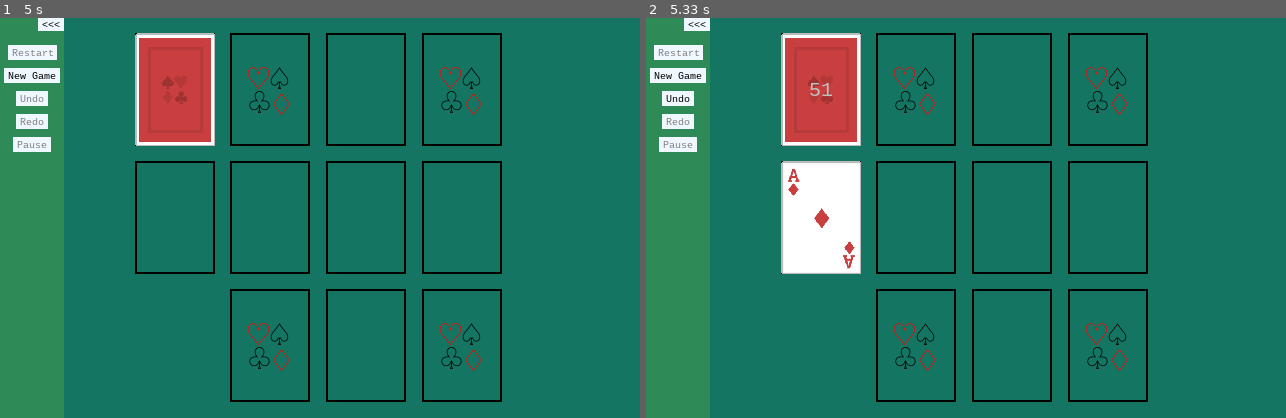
Above: before the commit, frames 1-2 (left to right).
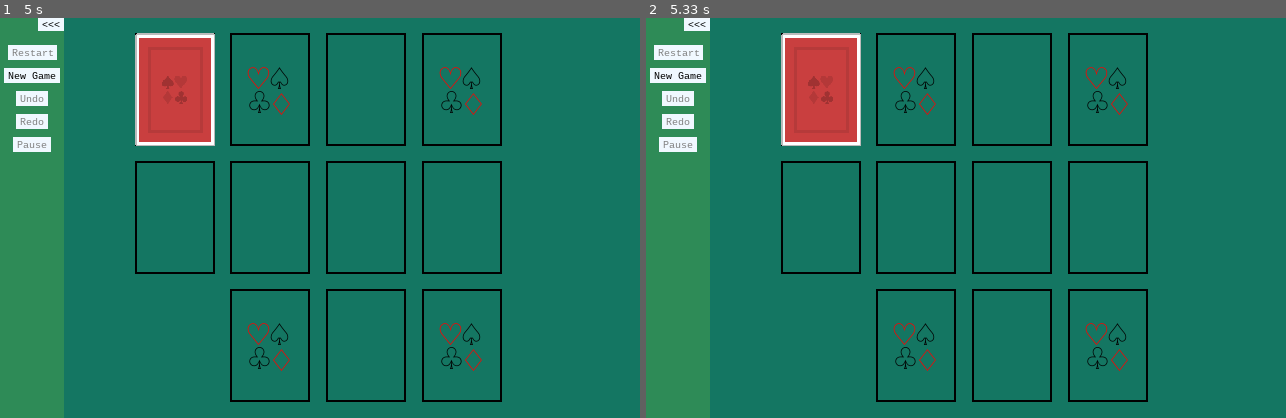
Above: after the commit, the same moments.

Repository: alexetsnyder/OuroborosPython
Game: pygame game, started from Pygame/FourSeasons/game.py
Two runs of this game, one before a commit and one after it. Both use one fixed random seed, a clock stepped at 60 frames per second and the inputs below.
Inputs (mouse positions are in pixels of both pictures, inside the frame that each line leads up to):
- Up to frame 1 (5 s): press the mouse at (166, 222) at 0.37 s; move the mouse to (275, 266) at 0.47 s; release the mouse at (384, 306) at 0.6 s; tap Esc at 1.17 s; press the mouse at (166, 222) at 1.53 s; move the mouse to (326, 250) at 1.63 s; release the mouse at (486, 282) at 1.77 s; click (166, 114) at 4.95 s
- Up to frame 2 (5.33 s): click (1081, 350) at 5.28 s

Frame 1 is identical in both runs. In frame 2, 3.6% of the frame differs, in the area x 3-34%, y 16-64%.

Commit message:
Winnable Hand and Refactoring
Created a class that will create a winnable shuffle, and refactored card tiles into card table.

Diff:
--- a/Pygame/FourSeasons/four_seasons.py
+++ b/Pygame/FourSeasons/cards.py
@@ -5,27 +5,7 @@
 from structs import *
 from geo import plottable, Vector
 
-def pause_events_class(cls):
-	class ClassWrapper (cls):
-		def __init__(self, *args, **kargs):
-			self.is_paused = True
-			super().__init__(*args, **kargs)
-
-		def on_pause(self, event):
-			self.is_paused = not self.is_paused
-
-		def wire_events(self):
-			super().wire_events()
-			imp.IMP().add_delegate(events.UserEvent(CustomEvent.PAUSE).listen(self.on_pause))
-	return ClassWrapper
-
-def pause_events_method(func):
-	def func_wrapper(self, event):
-		if not self.is_paused:
-			func(self, event)
-	return func_wrapper
-
-@pause_events_class
+@events.pause_events_class
 class Card:
 	SOURCE_FOLDER = 'Cards'
 	CARD_BACK_IMAGE_FILE = 'cardBack_red5.png'
@@ -55,7 +35,7 @@
 		imp.IMP().add_delegate(events.UserEvent(CustomEvent.CARD_MOTION).listen(self.on_card_motion, quell=True))
 		imp.IMP().add_delegate(events.UserEvent(CustomEvent.CARD_DROPPED).listen(self.on_card_dropped))
 
-	@pause_events_method
+	@events.pause_events_method
 	def on_card_motion(self, event):
 		if self.is_selected:
 			new_pos = event.pos
@@ -63,7 +43,7 @@
 			self.move(v.v0, v.v1)
 			self.mouse_pos = new_pos
 
-	@pause_events_method
+	@events.pause_events_method
 	def on_card_dropped(self, event):
 		if self.is_selected:
 			events.UserEvent(CustomEvent.CARD_LAYED).post(card=self)
@@ -116,7 +96,7 @@
 def reverse(l):
 	return [l[j] for j in range(len(l) - 1, -1, -1)]
 
-@pause_events_class
+@events.pause_events_class
 class Deck:
 	SUIT_COUNT  = 4
 	DEALT_CARDS = 7
@@ -138,27 +118,28 @@
 		imp.IMP().add_delegate(events.UserEvent(CustomEvent.DRAW_ONE).listen(self.on_draw_one))
 		imp.IMP().add_delegate(events.UserEvent(CustomEvent.CARD_TABLE_RESIZED).listen(self.on_card_table_resized))
 
-	@pause_events_method
+	@events.pause_events_method
 	def on_draw_one(self, event):
 		if len(self.active_cards) < len(self.deck):
 			next_index = len(self.active_cards)
 			next_card = self.deck[next_index]
 			self.active_cards.append(next_index)
-			remaining = len(self.deck) - len(self.active_cards)
 			event.discard_tile.lay(next_card)
-			event.deck_tile.update_text(str(remaining))
-			print('Action> Next Card: (#{} {}) and {} Left.'.format(next_index, next_card, remaining))
+			self.update_remaining(event.deck_tile)
+			print('Action> Next Card: (#{} {})'.format(next_index, next_card))
 			undo_args = (next_index, next_card, event.deck_tile, event.discard_tile)
 			undo_action = acts.UndoAction(self.undo_draw, self.redo_draw, *undo_args)
 			imp.IMP().actions.post(undo_action)
 
 	def on_new_deal(self, event):
 		self.new_deal(event.tiles)
+		self.update_remaining(event.deck_tile)
 
 	def on_restart(self, event):
 		self.restart(event.tiles)
-
-	@pause_events_method
+		self.update_remaining(event.deck_tile)
+
+	@events.pause_events_method
 	def on_tile_clicked(self, event):
 		for i in reverse(self.active_cards):
 			card = self.deck[i]
@@ -168,7 +149,7 @@
 				card.select(event.pos)
 				break
 
-	@pause_events_method
+	@events.pause_events_method
 	def on_tile_dbl_clicked(self, event):
 		for i in reverse(self.active_cards):
 			card = self.deck[i]
@@ -196,6 +177,10 @@
 		deck_tile.update_text(str(len(self.deck) - len(self.active_cards)))
 		print('RedoAction> (#{} {}) {} Left'.format(index, card, len(self.deck) - len(self.active_cards)))
 
+	def update_remaining(self, deck_tile):
+		remaining = len(self.deck) - len(self.active_cards)
+		deck_tile.update_text(str(remaining))
+
 	def create(self):
 		for suit in range(Deck.SUIT_COUNT):
 			for i in range(1, Deck.CARD_COUNT + 1):
@@ -219,11 +204,10 @@
 
 	def deal(self, tiles):
 		self.reset()
-		index = 0
-		for i in self.deal_order:
-			tiles[i].lay(self.deck[index])
-			self.active_cards.append(index)
-			index += 1
+		for i in range(len(self.deal_order)):
+			index = self.deal_order[i]
+			tiles[index].lay(self.deck[i])
+			self.active_cards.append(i)
 		return self
 
 	def reset(self):
@@ -244,7 +228,6 @@
 			self.deck[i].draw(surface)
 
 @plottable
-@pause_events_class
 class CardTile:
 	def __init__(self, left_top, size, index, is_visible=True, border=2):
 		self.cards = []
@@ -294,7 +277,6 @@
 		if imp.IMP().debug:
 			self.text.draw(surface)
 
-@pause_events_class
 class DeckTile (CardTile):
 	INDEX = 0
 
@@ -416,35 +398,58 @@
 		for suit_text in self.foundation_suit_texts:
 			suit_text.draw(surface)
 
-@pause_events_class
-class CardTiles:
-	def __init__(self, left_top, table_size, margins):
+@plottable
+@events.pause_events_class
+class CardTable:
+	def __init__(self, left_top, size):
+		self.click_time = 0
+		self.tile_info = {}
+		self.card_tiles = []
+		self.mouse_clicks = []
+		self.mouse_unclicks = []
+		self.mw, self.mh = self.margins
+		self.tile_width, self.tile_height = self.tile_size = (0, 0)
 		self.rows = imp.IMP().config.try_get('GRID_ROWS', 0)
 		self.cols = imp.IMP().config.try_get('GRID_COLS', 0)
 		self.card_size_ratio = imp.IMP().config.try_get('CARD_SIZE_RATIO', 0.0).solution
-		self.tile_info = {}
-		self.card_tiles = []
+		self.deck = Deck()
 		self.parse_tiles()
-		self.mouse_clicks = []
-		self.mouse_unclicks = []
-		self.mw, self.mh = margins
-		self.tile_width, self.tile_height = self.tile_size = (0, 0)
-		self.fill(*left_top, *table_size)
-		self.click_time = 0
+		self.fill(*left_top, *size)
+		self.set_size(size)
+		self.set_position(left_top)
 		self.wire_events()
 
+	def set_size(self, size):
+		pass
+
+	def set_position(self, left_top):
+		pass
+
 	def wire_events(self):
+		imp.IMP().add_delegate(events.WindowResizedEvent().listen(self.on_resize))
+		imp.IMP().add_delegate(events.MouseMotionEvent().listen(self.on_mouse_motion, quell=True))
 		imp.IMP().add_delegate(events.MouseLeftButtonDownEvent().listen(self.on_mouse_left_button_down))
 		imp.IMP().add_delegate(events.MouseLeftButtonUpEvent().listen(self.on_mouse_left_button_up))
 		imp.IMP().add_delegate(events.UserEvent(CustomEvent.QUICK_LAY).listen(self.on_quick_lay))
 		imp.IMP().add_delegate(events.UserEvent(CustomEvent.CARD_LAYED).listen(self.on_card_layed))
 
-	@pause_events_method
+	def on_resize(self, event):
+		new_size = (event.w, event.h)
+		self.set_size(new_size)
+		self.set_position(self.origin)
+		self.resize(*self.origin, *new_size)
+		events.UserEvent(CustomEvent.CARD_TABLE_RESIZED).post(tiles=self.find_all())
+
+	@events.pause_events_method
+	def on_mouse_motion(self, event):
+		events.UserEvent(CustomEvent.CARD_MOTION).post(pos=event.pos)
+
+	@events.pause_events_method
 	def on_mouse_left_button_down(self, event):
 		self.click_time = time.time()
 		self.mouse_clicks.append(event.pos)
 
-	@pause_events_method
+	@events.pause_events_method
 	def on_mouse_left_button_up(self, event):
 		self.mouse_unclicks.append(event.pos)
 
@@ -455,7 +460,7 @@
 			mouse_pos = self.mouse_clicks.pop()
 			self.mouse_clicks.pop()
 			self.post_tile_dbl_clicked(mouse_pos)
-		elif delta_time > 0.20 and any(self.mouse_clicks):
+		elif delta_time > 0.50 and any(self.mouse_clicks):
 			mouse_pos = self.mouse_clicks.pop()
 			self.post_tile_clicked(mouse_pos)
 
@@ -495,7 +500,7 @@
 			return tableue_tiles[0]
 		return None
 
-	@pause_events_method
+	@events.pause_events_method
 	def on_quick_lay(self, event):
 		card = event.card
 		tile = self.find_tile_to_lay(card)
@@ -513,7 +518,7 @@
 			if self.check_win():
 				events.UserEvent(CustomEvent.GAME_OVER).post()
 
-	@pause_events_method
+	@events.pause_events_method
 	def on_card_layed(self, event):
 		selected_card = event.card
 		if not selected_card == None:
@@ -558,9 +563,6 @@
 	def get_discard_tile(self):
 		return self.card_tiles[DiscardTile.INDEX]
 
-	def get_deck_tile(self):
-		return self.card_tiles[DeckTile.INDEX]
-
 	def parse_tiles(self):
 		tile_dict = imp.IMP().config.try_get('CARD_TILES', {})
 		for tup, tile in tile_dict.items():
@@ -618,9 +620,17 @@
 		self.card_tiles.clear()
 		self.fill(*left_top, *new_size)
 
-	def reset(self):
+	def restart(self):
+		self.reset(CustomEvent.RESTART)
+
+	def new_deal(self):
+		self.reset(CustomEvent.NEW_DEAL)
+
+	def reset(self, event):
+		imp.IMP().actions.clear()
 		for tile in self.card_tiles:
 			tile.cards.clear()
+		events.UserEvent(event).post(tiles=self.find_all(), deck_tile=self.find(DeckTile.INDEX))
 
 	def find(self, index):
 		return self.card_tiles[index]
@@ -633,59 +643,11 @@
 		self.process_unclick()
 		for tile in self.card_tiles:
 			tile.update()
+		self.deck.update()
 
 	def draw(self, surface):
 		for tile in self.card_tiles:
 			tile.draw(surface)
-
-@plottable
-@pause_events_class
-class CardTable:
-	def __init__(self, left_top, size):
-		self.card_tiles = CardTiles(left_top, size, (self.m_w, self.m_h))
-		self.deck = Deck()
-		self.set_size(size)
-		self.set_position(left_top)
-		self.wire_events()
-
-	def set_size(self, size):
-		pass
-
-	def set_position(self, left_top):
-		pass
-
-	def wire_events(self):
-		imp.IMP().add_delegate(events.WindowResizedEvent().listen(self.on_resize))
-		imp.IMP().add_delegate(events.MouseMotionEvent().listen(self.on_mouse_motion, quell=True))
-
-	def on_resize(self, event):
-		new_size = (event.w, event.h)
-		self.set_size(new_size)
-		self.set_position(self.origin)
-		self.card_tiles.resize(*self.origin, *new_size)
-		events.UserEvent(CustomEvent.CARD_TABLE_RESIZED).post(tiles=self.card_tiles.find_all())
-
-	@pause_events_method
-	def on_mouse_motion(self, event):
-		events.UserEvent(CustomEvent.CARD_MOTION).post(pos=event.pos)
-
-	def restart(self):
-		self.reset(CustomEvent.RESTART)
-
-	def new_deal(self):
-		self.reset(CustomEvent.NEW_DEAL)
-
-	def reset(self, event):
-		imp.IMP().actions.clear()
-		self.card_tiles.reset()
-		events.UserEvent(event).post(tiles=self.card_tiles.find_all())
-
-	def update(self):
-		self.card_tiles.update()
-		self.deck.update()
-
-	def draw(self, surface):
-		self.card_tiles.draw(surface)
 		self.deck.draw(surface)
 
 if __name__=='__main__':
--- a/Pygame/FourSeasons/events.py
+++ b/Pygame/FourSeasons/events.py
@@ -90,6 +90,26 @@
 	event.__dict__['type'] = event.type
 	return event
 
+def pause_events_class(cls):
+	class ClassWrapper (cls):
+		def __init__(self, *args, **kargs):
+			self.is_paused = True
+			super().__init__(*args, **kargs)
+
+		def on_pause(self, event):
+			self.is_paused = not self.is_paused
+
+		def wire_events(self):
+			super().wire_events()
+			imp.IMP().add_delegate(UserEvent(CustomEvent.PAUSE).listen(self.on_pause))
+	return ClassWrapper
+
+def pause_events_method(func):
+	def func_wrapper(self, event):
+		if not self.is_paused:
+			func(self, event)
+	return func_wrapper
+
 class Tree:
 	def __init__(self):
 		self.root = None
--- a/Pygame/FourSeasons/fs.py
+++ b/Pygame/FourSeasons/fs.py
@@ -1,8 +1,191 @@
 #fs.py
+import imp
+import random, time
 from structs import *
 
-def winnable_hands(self):
+class Comparer:
 	pass
 
+class Card:
+	def __init__(self, suit, val):
+		self.suit = suit
+		self.value = val
+
+	def __repr__(self):
+		return '<{} {}>'.format(CARD_VAL_TO_STR[self.value], SUIT_TO_STR[self.suit])
+
+	def __str__(self):
+		return '<{} {}>'.format(CARD_VAL_TO_STR[self.value], SUIT_TO_STR[self.suit])
+
+class GameState:
+	def __init__(self, tile_list):
+		self.cards = {index : [] for index in tile_list}
+
+
+def copy(src_list):
+	return [item for item in src_list]
+
+class WinState:
+	def __init__(self):
+		self.state = self.randomized_win()
+		self.suit_list = [suit for suit in self.state]
+
+	def next_card(self):
+		if not self.empty():
+			random_suit = random.choice(self.suit_list)
+			next_val = self.state[random_suit].pop(0)
+			if self.is_empty(random_suit):
+				self.suit_list.remove(random_suit)
+			return Card(random_suit, next_val)
+
+	def is_empty(self, suit):
+		return len(self.state[suit]) == 0
+
+	def empty(self):
+		return len(self.suit_list) == 0
+
+	def remove(self, key):
+		del self.state[key]
+
+	def randomized_win(self):
+		random_vals = self.randomize_values()
+		random_suits = self.randomize_suits()
+		return {suit : copy(random_vals) for suit in random_suits}
+
+	def randomize_suits(self):
+		suits_copy = copy(SUITS)
+		random.shuffle(suits_copy)
+		return suits_copy
+
+	def randomize_values(self):
+		random_val = random.choice(CARD_VALUES)
+		return CARD_VALUES[random_val:] + CARD_VALUES[:random_val]
+
+class TableueState:
+	def __init__(self):
+		self.state = {i : [] for i in range(6)}
+
+	def __str__(self):
+		return ', '.join(['{} {}'.format(i, self.state[i]) for i in self.state])
+
+	def get_next_card(self):
+		tile = self.next_tile()
+		if not tile == None:
+			return self.state[tile].pop()
+		return None
+
+	def next_tile(self):
+		tile_list = [tile for tile in self.state]
+		while tile_list:
+			tile = random.choice(tile_list)
+			if not self.is_empty(tile):
+				return tile
+			tile_list.remove(tile)
+		return None
+
+	def find_available_tile(self, next_card):
+		for tile_index in self.state:
+			if self.can_lay(tile_index, next_card):
+				return tile_index
+		return -1
+
+	def can_lay(self, tile_index, next_card):
+		if self.is_empty(tile_index):
+			return True
+		tile_cards = self.state[tile_index]
+		last_card = tile_cards[-1]
+		if last_card.value > next_card.value or last_card.value == 1 and next_card.value == 13:
+			return True
+		return False
+
+	def lay(self, card, tile_index):
+		self.state[tile_index].append(card)
+
+	def is_empty(self, tile_index):
+		return len(self.state[tile_index]) == 0
+
+	def empty(self):
+		for tile_index in self.state:
+			if not self.is_empty(tile_index):
+				return False
+		return True
+
+class DiscardState:
+	def __init__(self):
+		self.state = []
+
+	def __str__(self):
+		return ', '.join([str(card) for card in self.state])
+
+	def add(self, card):
+		self.state.append(card)
+
+class Shuffler:
+	def __init__(self):
+		self.deck = DiscardState()
+		self.count = 0
+		self.new_seed()
+
+	def winnable_hand(self):
+		win_state = WinState()
+		tab_state = TableueState()
+		while not win_state.empty() or not tab_state.empty():
+			self.backward_action(win_state, tab_state)
+		return self.deck
+
+	def backward_action(self, win_state, tab_state):
+		card_from = [FSTile.FOUNDATION_TILE, FSTile.TABLEUE_TILE]
+		card_from_weights = [4, 6]
+		from_choice = random.choices(card_from, card_from_weights)
+		next_card = None
+		if from_choice == FSTile.TABLEUE_TILE:
+			next_card = tab_state.get_next_card()
+			if not next_card == None:
+				self.deck.add(next_card)
+			else:
+				self.foundation_to(win_state, tab_state)
+		else:
+			if not win_state.empty():
+				self.foundation_to(win_state, tab_state)
+			else:
+				next_card = tab_state.get_next_card()
+				if not next_card == None:
+					self.deck.add(next_card)
+
+	def foundation_to(self, win_state, tab_state):
+		next_card = win_state.next_card()
+		card_to = [FSTile.DISCARD_TILE, FSTile.TABLEUE_TILE]
+		card_to_weights = [1, 6]
+		to_choice = random.choices(card_to, card_to_weights)
+		tile = tab_state.find_available_tile(next_card)
+		if not tile == -1 and to_choice == FSTile.TABLEUE_TILE:
+			tab_state.lay(next_card, tile)
+		else:
+			self.deck.add(next_card)
+
+	def shuffle(self, deck):
+		random.shuffle(deck)
+		self.count += 1
+
+	def new_seed(self):
+		self.seed = time.time()
+		random.seed(self.seed)
+
 if __name__=='__main__':
-	pass
+	# win_state = WinState()
+	# card_list = [card for card in win_state.next_card()]
+	# print(len(card_list))
+	# for card in card_list:
+	# 	print(card
+	shuffler = Shuffler()
+	shuffle = shuffler.winnable_hand()
+	print(len(shuffle.state))
+	print(shuffle)
+	# tab_state = TableueState()
+	# a_hearts = Card(Suit.HEARTS, 1)
+	# tile = tab_state.find_available_tile(a_hearts)
+	# print(tile)
+	# tab_state.lay(a_hearts, tile)
+	# print(tab_state)
+	# card = tab_state.get_next_card()
+	# print(card)
--- a/Pygame/FourSeasons/game.py
+++ b/Pygame/FourSeasons/game.py
@@ -1,8 +1,7 @@
 #game.py
 import controls
 import pygame, time
-import events, imp, go
-import four_seasons as fs
+import events, imp, go, cards
 from structs import *
 
 #ToDo:
@@ -48,7 +47,7 @@
 		self.SEC_PER_FRAME = 1 / 60
 		self.center = tuple(x // 2 for x in self.size)
 		self.title = imp.IMP().config.try_get('GAME_NAME', 'Default Name')
-		self.card_table = fs.CardTable((0, 0), self.size, margins=imp.IMP().config.try_get('CARD_TABLE_MARGINS', (0, 0)))
+		self.card_table = cards.CardTable((0, 0), self.size, margins=imp.IMP().config.try_get('CARD_TABLE_MARGINS', (0, 0)))
 		self.pause_text = go.RenderText('Paused!', font_info=go.FontInfo(60, Color.BLUE), is_visible=False)
 		self.pause_text.center_on(self.center)
 		self.create_side_bar()
--- a/Pygame/FourSeasons/geo.py
+++ b/Pygame/FourSeasons/geo.py
@@ -3,7 +3,7 @@
 def plottable(cls):
 	class PlottableClass (cls):
 		def __init__(self, *args, margins=(0, 0), **kargs):
-			self.m_w, self.m_h = margins
+			self.m_w, self.m_h = self.margins = margins
 			super().__init__(*args, **kargs)
 
 		def set_size(self, size):
--- a/Pygame/FourSeasons/structs.py
+++ b/Pygame/FourSeasons/structs.py
@@ -106,3 +106,9 @@
 	12  :  'Q',
 	13  :  'K',
 }
+
+class FSTile:
+	TABLEUE_TILE    = 0
+	FOUNDATION_TILE = 1
+	DECK_TILE       = 2
+	DISCARD_TILE    = 3
